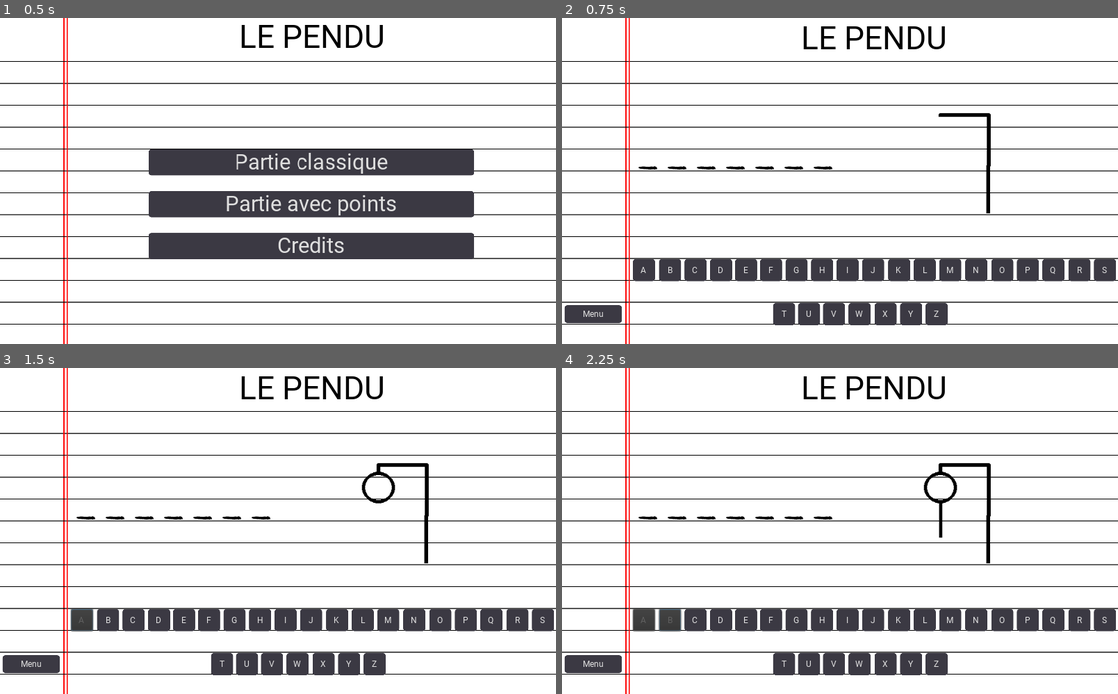
Above: before the commit, frames 1-4 (two rows, left to right).
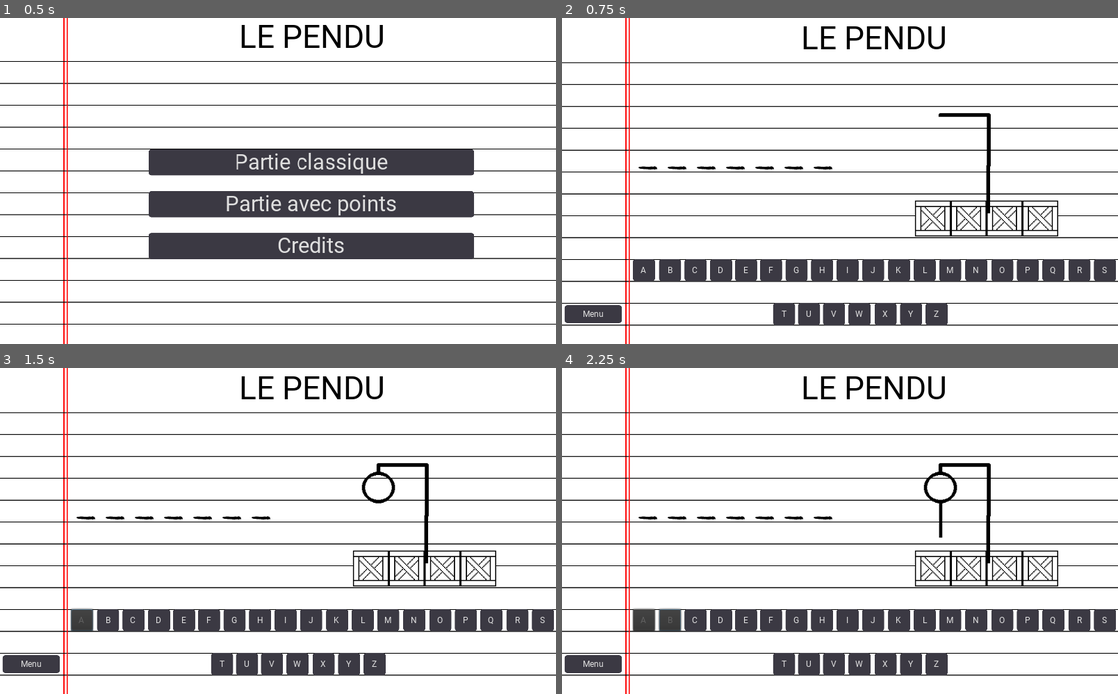
Above: after the commit, the same moments.

Repository: Jelared/Project-Jeu_du_Pendu
Game: Godot game, scene res://scenes/Menu.tscn
The game is run twice, just before and just after one commit, with the same random seed, the same clock (stepped at 60 frames per second) and the same inputs.
Inputs:
- Up to frame 1 (0.5 s): no input
- Up to frame 2 (0.75 s): click "Partie classique" at 0.5 s
- Up to frame 3 (1.5 s): click "A" at 1.25 s
- Up to frame 4 (2.25 s): click "B" at 2 s

Frame 1 is identical in both runs. In frame 2, 9.3% of the frame differs, in the area x 0-100%, y 13-95%; in frame 3, 9.3%; in frame 4, 9.3%.

Commit message:
Update 12-10-2022
Sprites pendu

Diff:
--- a/scenes/Main.tscn
+++ b/scenes/Main.tscn
@@ -1,14 +1,16 @@
-[gd_scene load_steps=73 format=2]
+[gd_scene load_steps=75 format=2]
 
 [ext_resource path="res://scripts/Main.gd" type="Script" id=1]
 [ext_resource path="res://Groupes/buttongroup_clavier.tres" type="ButtonGroup" id=2]
 [ext_resource path="res://Sprites/SP1.png" type="Texture" id=3]
 [ext_resource path="res://Sprites/SP6.png" type="Texture" id=4]
+[ext_resource path="res://Sprites/Page.png" type="Texture" id=5]
 [ext_resource path="res://Sprites/SP3.png" type="Texture" id=6]
 [ext_resource path="res://Sprites/SP2.png" type="Texture" id=7]
 [ext_resource path="res://Sprites/SP4.png" type="Texture" id=8]
 [ext_resource path="res://Sprites/SP5.png" type="Texture" id=9]
 [ext_resource path="res://Sprites/SP0.png" type="Texture" id=10]
+[ext_resource path="res://Sprites/Pendu_6.png" type="Texture" id=11]
 [ext_resource path="res://font/Interface_font.ttf" type="DynamicFontData" id=15]
 [ext_resource path="res://Styles/Menu_boutton.tres" type="StyleBox" id=16]
 [ext_resource path="res://Styles/Menu_norm.tres" type="StyleBox" id=17]
@@ -207,6 +209,15 @@
 margin_bottom = 2.0
 script = ExtResource( 1 )
 groupe_clavier = ExtResource( 2 )
+
+[node name="Page" type="Sprite" parent="."]
+position = Vector2( 546, 662 )
+scale = Vector2( 0.5, 0.5 )
+texture = ExtResource( 5 )
+
+[node name="test" type="Sprite" parent="."]
+position = Vector2( 642, 12 )
+texture = ExtResource( 11 )
 
 [node name="Affichage" type="RichTextLabel" parent="."]
 anchor_top = 0.5
Binary file added: Sprites/Pendu_6.png
Not shown, added: Sprites/Pendu_6.png.import
